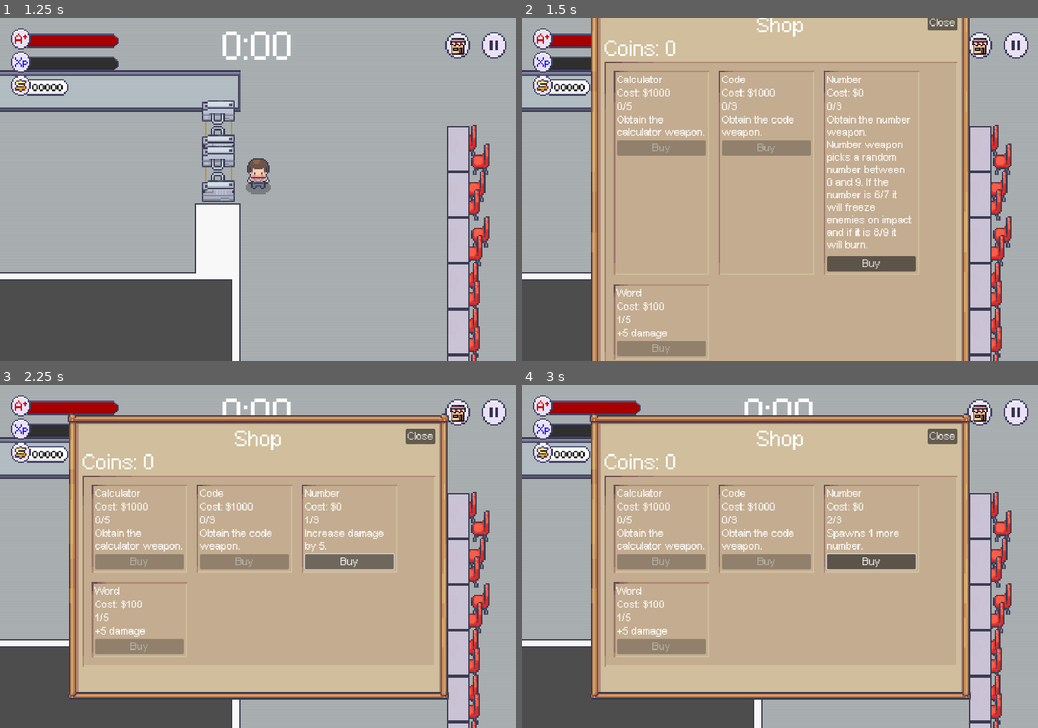
Above: before the commit, frames 1-4 (two rows, left to right).
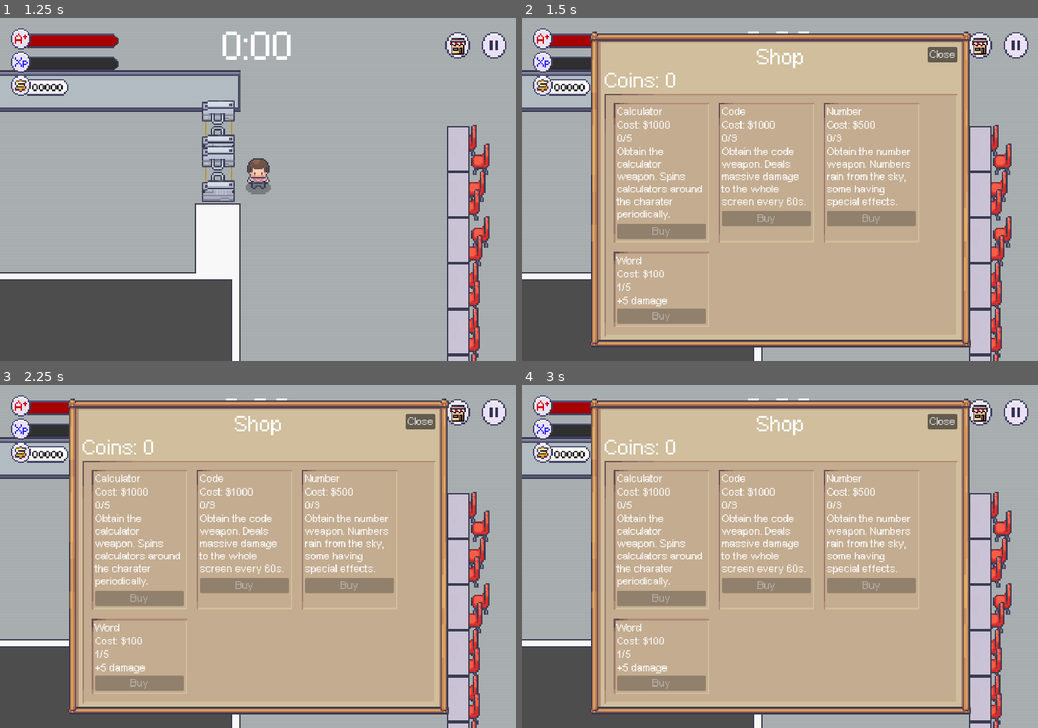
Above: after the commit, the same moments.

Repository: LimZiJia/SurviveTheSemester
Game: Godot game, scene res://scenes/ui/start_screen.tscn
Two runs of this game, one before a commit and one after it. Both use one fixed random seed, a clock stepped at 60 frames per second and the inputs below. Sound files missing from this copy of the repository are replaced by a short silence.
Inputs (mouse positions are in pixels of both pictures, inside the frame that each line leads up to):
- Up to frame 1 (1.25 s): click "Start" at 0.5 s
- Up to frame 2 (1.5 s): click (981, 45) at 1.25 s
- Up to frame 3 (2.25 s): click (350, 631) at 2 s, where only the run before the commit has a clickable "Buy"
- Up to frame 4 (3 s): tap Enter at 2.75 s; move the mouse to (893, 539) at 2.77 s; hold D (move_right) from 2.78 s (still down); tap Shift (dash) at 2.85 s; click (893, 539) at 2.92 s

Frame 1 is identical in both runs. In frame 2, 22% of the frame differs, in the area x 13-87%, y 0-100%; in frame 3, 21%; in frame 4, 21%.

Commit message:
reverse testing changes & updated shop description of weapon
Note: played it for a bit, and there is a distinct feel of lack of progress. At around the 2 minute mark is where you can purchase the first weapon upgrade and around 4-5 minutes, the first new weapon.

Diff:
--- a/resources/audio/audio.tres
+++ b/resources/audio/audio.tres
@@ -1,23 +1,23 @@
-[gd_resource type="Resource" script_class="AudioDict" load_steps=20 format=3 uid="uid://orjx2a8slukg"]
+[gd_resource type="Resource" script_class="AudioDict" load_steps=20 format=3]
 
-[ext_resource type="AudioStream" uid="uid://egwt551tkvhs" path="res://assets/audio/burn.mp3" id="1"]
-[ext_resource type="AudioStream" uid="uid://bsty7gprmiik4" path="res://assets/audio/angry.mp3" id="1_436ko"]
-[ext_resource type="AudioStream" uid="uid://dpfhjwsew6gg8" path="res://assets/audio/button_click.mp3" id="2"]
-[ext_resource type="AudioStream" uid="uid://4et8e588ou4s" path="res://assets/audio/damaged.wav" id="3"]
-[ext_resource type="AudioStream" uid="uid://ci0oxu11ypjg7" path="res://assets/audio/dash.wav" id="4"]
-[ext_resource type="AudioStream" uid="uid://cjfjht8ngcr5o" path="res://assets/audio/do_it.mp3" id="5"]
-[ext_resource type="AudioStream" uid="uid://cgriv0qsuqgeu" path="res://assets/audio/footsteps.mp3" id="6"]
-[ext_resource type="AudioStream" uid="uid://bh07q3k4bw887" path="res://assets/audio/freeze.mp3" id="7"]
-[ext_resource type="AudioStream" uid="uid://bf2khapxrs141" path="res://assets/audio/gantry.mp3" id="8"]
-[ext_resource type="AudioStream" uid="uid://cjakld5exn8wb" path="res://assets/audio/heart_beat.mp3" id="9"]
-[ext_resource type="AudioStream" uid="uid://c4ba3yih1ag2t" path="res://assets/audio/i_can.mp3" id="10"]
-[ext_resource type="AudioStream" uid="uid://dmkirmlhqmgan" path="res://assets/audio/level_up.mp3" id="11"]
-[ext_resource type="AudioStream" uid="uid://ctym4bvpwn0j5" path="res://assets/audio/meteor_falling.mp3" id="12"]
-[ext_resource type="AudioStream" uid="uid://igg8gokibe5k" path="res://assets/audio/meteor_impact.mp3" id="13"]
-[ext_resource type="AudioStream" uid="uid://bm1prqbam7fvn" path="res://assets/audio/pick_up_coin.mp3" id="14"]
-[ext_resource type="AudioStream" uid="uid://c5iooa8ya7g8b" path="res://assets/audio/player_hurt.mp3" id="15"]
-[ext_resource type="AudioStream" uid="uid://dk875dcg6aqv4" path="res://assets/audio/purchase.wav" id="16"]
-[ext_resource type="AudioStream" uid="uid://4rr165v7uca7" path="res://assets/audio/typing.mp3" id="17"]
+[ext_resource type="AudioStream" path="res://assets/audio/burn.mp3" id="1"]
+[ext_resource type="AudioStream" path="res://assets/audio/angry.mp3" id="1_436ko"]
+[ext_resource type="AudioStream" path="res://assets/audio/button_click.mp3" id="2"]
+[ext_resource type="AudioStream" path="res://assets/audio/damaged.wav" id="3"]
+[ext_resource type="AudioStream" path="res://assets/audio/dash.wav" id="4"]
+[ext_resource type="AudioStream" path="res://assets/audio/do_it.mp3" id="5"]
+[ext_resource type="AudioStream" path="res://assets/audio/footsteps.mp3" id="6"]
+[ext_resource type="AudioStream" path="res://assets/audio/freeze.mp3" id="7"]
+[ext_resource type="AudioStream" path="res://assets/audio/gantry.mp3" id="8"]
+[ext_resource type="AudioStream" path="res://assets/audio/heart_beat.mp3" id="9"]
+[ext_resource type="AudioStream" path="res://assets/audio/i_can.mp3" id="10"]
+[ext_resource type="AudioStream" path="res://assets/audio/level_up.mp3" id="11"]
+[ext_resource type="AudioStream" path="res://assets/audio/meteor_falling.mp3" id="12"]
+[ext_resource type="AudioStream" path="res://assets/audio/meteor_impact.mp3" id="13"]
+[ext_resource type="AudioStream" path="res://assets/audio/pick_up_coin.mp3" id="14"]
+[ext_resource type="AudioStream" path="res://assets/audio/player_hurt.mp3" id="15"]
+[ext_resource type="AudioStream" path="res://assets/audio/purchase.wav" id="16"]
+[ext_resource type="AudioStream" path="res://assets/audio/typing.mp3" id="17"]
 [ext_resource type="Script" path="res://resources/audio/audio.gd" id="18"]
 
 [resource]
--- a/resources/weapon_upgrades/calculator/calculator_weapon_upgrade_1.tres
+++ b/resources/weapon_upgrades/calculator/calculator_weapon_upgrade_1.tres
@@ -16,7 +16,7 @@
 [resource]
 script = ExtResource("1_apy5b")
 weapon_name = &"Calculator"
-description = "Obtain the calculator weapon.	"
+description = "Obtain the calculator weapon.	 Spins calculators around the charater periodically."
 level = 1
 cost = 1000
 weapon_stat = SubResource("Resource_m2px5")
--- a/resources/weapon_upgrades/code/code_weapon_upgrade_1.tres
+++ b/resources/weapon_upgrades/code/code_weapon_upgrade_1.tres
@@ -14,7 +14,7 @@
 [resource]
 script = ExtResource("1_yd2af")
 weapon_name = &"Code"
-description = "Obtain the code weapon."
+description = "Obtain the code weapon. Deals massive damage to the whole screen every 60s."
 level = 1
 cost = 1000
 weapon_stat = SubResource("Resource_rfrqn")
--- a/resources/weapon_upgrades/number/number_weapon_upgrade_1.tres
+++ b/resources/weapon_upgrades/number/number_weapon_upgrade_1.tres
@@ -14,8 +14,7 @@
 [resource]
 script = ExtResource("1_dlx7s")
 weapon_name = &"Number"
-description = "Obtain the number weapon.
-Number weapon picks a random number between 0 and 9. If the number is 6/7 it will freeze enemies on impact and if it is 8/9 it will burn."
+description = "Obtain the number weapon. Numbers rain from the sky, some having special effects."
 level = 1
-cost = 0
+cost = 500
 weapon_stat = SubResource("Resource_8pd45")
--- a/resources/weapon_upgrades/number/number_weapon_upgrade_2.tres
+++ b/resources/weapon_upgrades/number/number_weapon_upgrade_2.tres
@@ -16,5 +16,5 @@
 weapon_name = &"Number"
 description = "Increase damage by 5."
 level = 2
-cost = 0
+cost = 1000
 weapon_stat = SubResource("Resource_8pd45")
--- a/resources/weapon_upgrades/number/number_weapon_upgrade_3.tres
+++ b/resources/weapon_upgrades/number/number_weapon_upgrade_3.tres
@@ -16,5 +16,5 @@
 weapon_name = &"Number"
 description = "Spawns 1 more number."
 level = 3
-cost = 0
+cost = 1500
 weapon_stat = SubResource("Resource_8pd45")
--- a/scenes/manager/wave_manager.gd
+++ b/scenes/manager/wave_manager.gd
@@ -9,7 +9,6 @@
 #   "weight": int,
 #   "cost": int
 # }
-@export var enemies: Array[Dictionary] = []
 
 var cur_wave: int = 1
 var enemy_table := WeightedTable.new()
@@ -19,25 +18,10 @@
 	enemy_table.add_item(
 		{
 			"cost": 2.0,
-			"scene": preload("res://scenes/game_object/mob/mob.tscn"),
-			"weight": 100,
+			"scene": preload("res://scenes/game_object/book/book.tscn"),
+			"weight": 60,
 		},
-		60
-	)
-	enemy_table.add_item(
-		{
-			"cost": 2.4,
-			"scene": preload("res://scenes/game_object/book/book.tscn"),
-			"weight": 80,
-		},
-		40)
-	enemy_table.add_item(
-		{
-			"cost": 1.0,
-			"scene": preload("res://scenes/game_object/professor/professor.tscn"),
-			"weight": 20,
-		},
-		20)
+		60)
 	$Timer.timeout.connect(on_timer_timeout)
 	start_wave()
 
@@ -61,11 +45,18 @@
 			10)
 		10: enemy_table.add_item(
 			{
-				"cost": 30,
+				"cost": 20,
 				"scene": preload("res://scenes/game_object/bookshelf/bookshelf.tscn"),
-				"weight": 2,
+				"weight": 5,
 			},
-			2)
+			5)
+		25: enemy_table.add_item(
+		{
+			"cost": 40,
+			"scene": preload("res://scenes/game_object/professor/professor.tscn"),
+			"weight": 2,
+		},
+		2)
 	start_wave()
 
 
--- a/scenes/manager/wave_manager.tscn
+++ b/scenes/manager/wave_manager.tscn
@@ -1,25 +1,9 @@
-[gd_scene load_steps=5 format=3 uid="uid://3ph0bfha44dv"]
+[gd_scene load_steps=2 format=3 uid="uid://3ph0bfha44dv"]
 
 [ext_resource type="Script" path="res://scenes/manager/wave_manager.gd" id="1_mejhg"]
-[ext_resource type="PackedScene" uid="uid://cejjrtuji45i4" path="res://scenes/game_object/mob/mob.tscn" id="2_s2rxt"]
-[ext_resource type="PackedScene" uid="uid://cxq00s4mkyx18" path="res://scenes/game_object/book/book.tscn" id="3_k1px4"]
-[ext_resource type="PackedScene" uid="uid://bujqaccjlfprl" path="res://scenes/game_object/bookshelf/bookshelf.tscn" id="4_pfamu"]
 
 [node name="WaveManager" type="Node2D"]
 script = ExtResource("1_mejhg")
-enemies = Array[Dictionary]([{
-"cost": 7,
-"scene": ExtResource("2_s2rxt"),
-"weight": 60
-}, {
-"cost": 8,
-"scene": ExtResource("3_k1px4"),
-"weight": 50
-}, {
-"cost": 120,
-"scene": ExtResource("4_pfamu"),
-"weight": 1
-}])
 
 [node name="Timer" type="Timer" parent="."]
 wait_time = 10.0
--- a/scenes/weapons/number/number_weapon.gd
+++ b/scenes/weapons/number/number_weapon.gd
@@ -9,7 +9,7 @@
 
 
 func pick_number() -> void:
-	var n = 9#randi_range(0, 9)
+	var n = randi_range(0, 9)
 	sprite_2d.frame = n
 	if n <= 5:
 		$AnimationPlayer.play("normal")
